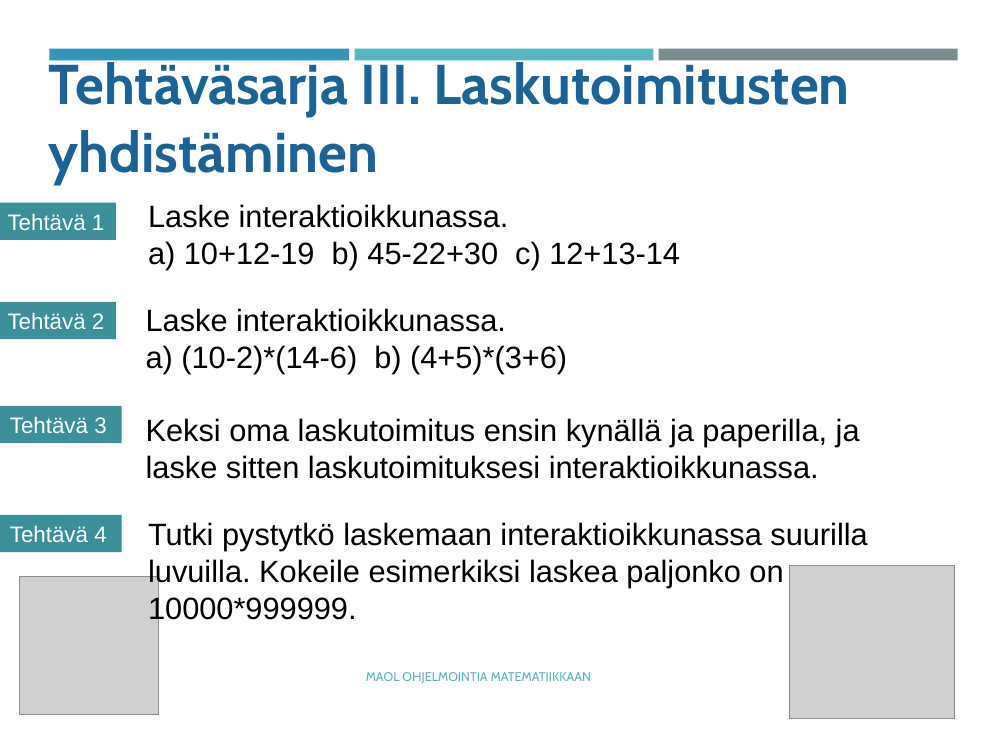
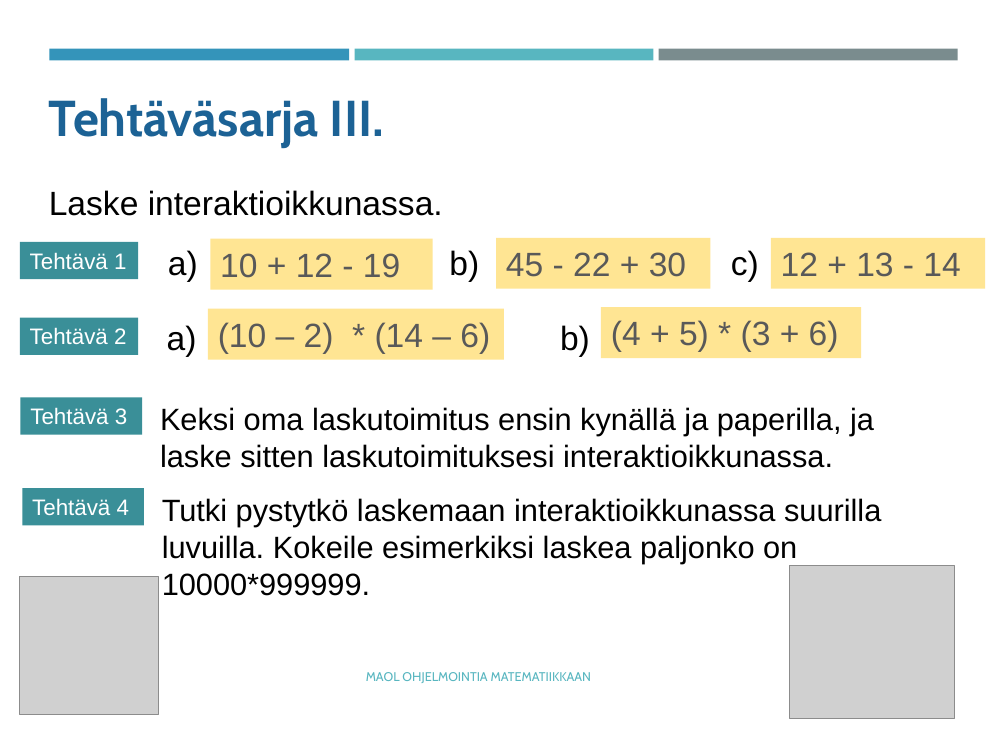
Before and after one commit to tyynetyyne/tyynetyyne.github.io, a slide deck: slide 16 of tehtavat/tiedostot/maol/power_point/Racket-MAOL-5-6-tutustuminen-ohjelmointiymparistoon.pptx. Drawn at 1008x756 pixels with LibreOffice and Linux fonts; fonts in the diff are those of the drawing; grey boxes stand for pictures. Boxes give left, top, right and bottom in pixels: in the first picture for what was removed or moved away, otherwise in the second. Text is boxed around its words. In the diff, an @@ line names an element or a change of style, - is before the commit and + after.

```diff
--- a/tehtavat/tiedostot/maol/power_point/Racket-MAOL-5-6-tutustuminen-ohjelmointiymparistoon.pptx
+++ b/tehtavat/tiedostot/maol/power_point/Racket-MAOL-5-6-tutustuminen-ohjelmointiymparistoon.pptx
@@ text at (49,98,384,147): text changed; size 40 to 36 pt @@
-Tehtäväsarja III. Laskutoimitusten yhdistäminen
+Tehtäväsarja III.
@@ text added at (49,190,443,216), 24 pt, text #000000 @@
+Laske interaktioikkunassa.
@@ text removed at (148,204,680,269) @@
-Laske interaktioikkunassa.
-a) 10+12-19 b) 45-22+30 c) 12+13-14
@@ rectangle added at (211,239,432,289), fill #FFE593, 24 pt, text #595959 @@
+10 + 12 - 19
@@ rectangle added at (496,238,711,288), fill #FFE593, 24 pt, text #595959 @@
+45 - 22 + 30
@@ rectangle added at (771,238,986,288), fill #FFE593, 24 pt, text #595959 @@
+12 + 13 - 14
@@ rectangle "Tehtävä 1": place and size @@
-rectangle "Tehtävä 1" at (0,203,116,240)
+rectangle "Tehtävä 1" at (20,242,138,279)
@@ text added at (168,250,759,282), 24 pt, text #000000 @@
+a) b) c)
@@ rectangle "Tehtävä 2": place and size @@
-rectangle "Tehtävä 2" at (0,302,116,340)
+rectangle "Tehtävä 2" at (20,318,138,355)
@@ text at (167,325,590,357): text changed; size 22 to 24 pt @@
-Laske interaktioikkunassa.
-a) (10-2)*(14-6) b) (4+5)*(3+6)
+a) b)
@@ rectangle added at (208,308,504,359), fill #FFE593, 24 pt, text #595959 @@
+(10 – 2) * (14 – 6)
@@ rectangle added at (601,307,861,358), fill #FFE593, 24 pt, text #595959 @@
+(4 + 5) * (3 + 6)
@@ rectangle "Tehtävä 3": place and size @@
-rectangle "Tehtävä 3" at (0,406,122,444)
+rectangle "Tehtävä 3" at (20,397,142,434)
@@ text "Keksi oma laskutoimitus ensin kynällä ...": place and size @@
-text "Keksi oma laskutoimitus ensin kynällä ..." at (146,418,860,479)
+text "Keksi oma laskutoimitus ensin kynällä ..." at (160,407,874,468)
@@ rectangle "Tehtävä 4": place and size @@
-rectangle "Tehtävä 4" at (0,515,122,552)
+rectangle "Tehtävä 4" at (22,488,144,525)
@@ text "Tutki pystytkö laskemaan interaktioikkunassa suurilla ..." rewrapped from (148,522,867,625) to (162,498,881,596) @@
```
Also in this commit, not shown: 18 other slides changed.
